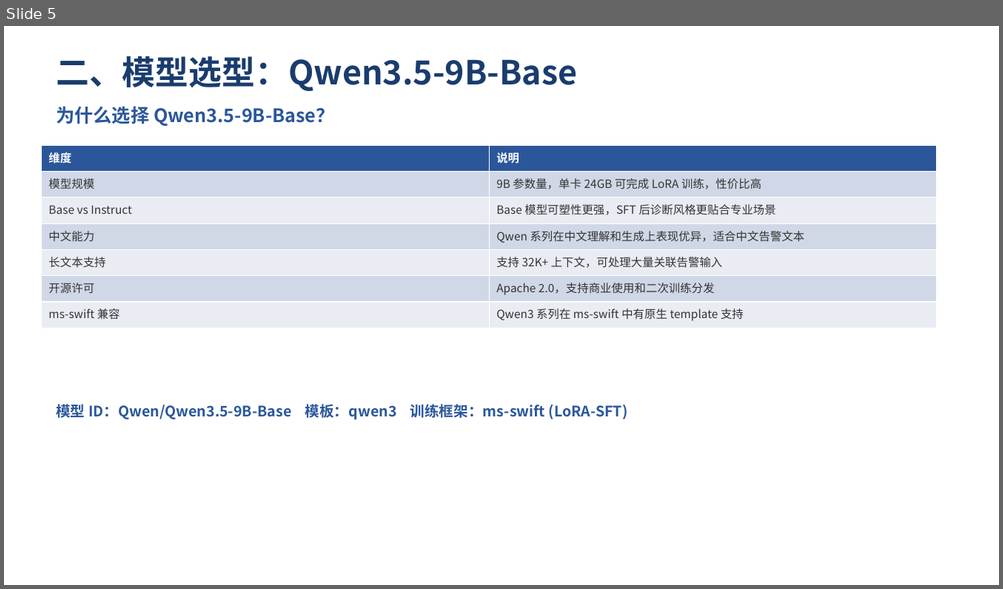
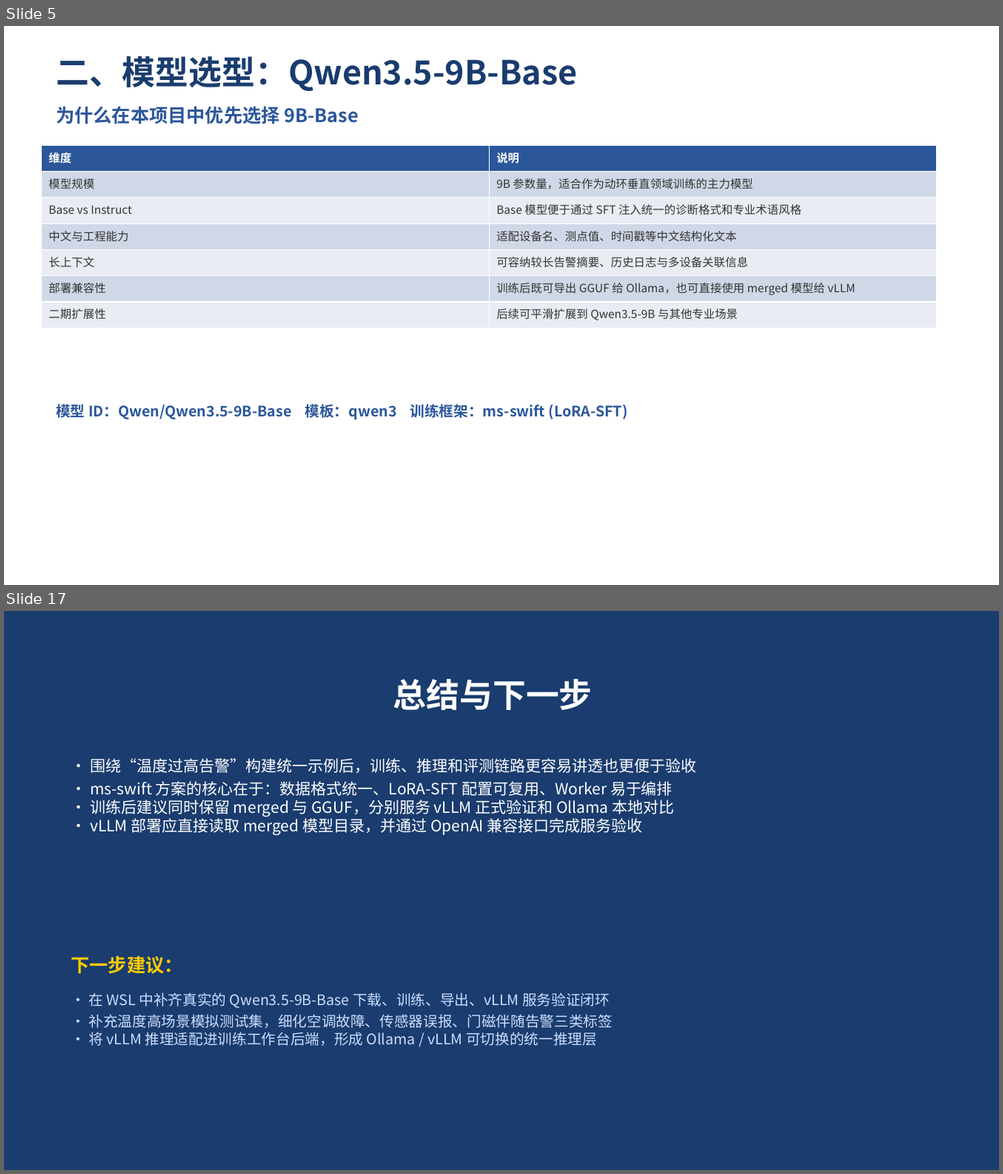
Before and after one commit to langdexuming/cccApp, a slide deck: resources/Qwen3.5-9B-Base动环告警诊断训练介绍.pptx. Shown one above the other, each under a label of ours: slide 5 before the commit, slides 5 and 17 after it; the slides between them are not shown. The pictures are 1003x589 and 1003x1174 pixels, drawn with LibreOffice and Linux fonts; fonts in the diff are those of the drawing. Boxes give left, top, right and bottom in pixels: in the first picture for what was removed or moved away, otherwise in the second. Text is boxed around its words. In the diff, an @@ line names an element or a change of style, - is before the commit and + after.

```diff
--- a/resources/Qwen3.5-9B-Base动环告警诊断训练介绍.pptx
+++ b/resources/Qwen3.5-9B-Base动环告警诊断训练介绍.pptx
@@ slide 17 added at [4,611,999,1170], background #1A3C6E @@
@@ text added at [393,679,592,710], 32 pt, text #FFFFFF, bold @@
+总结与下一步
@@ text added at [90,758,696,835], 15 pt, text #FFFFFF @@
+• 围绕“温度过高告警”构建统一示例后，训练、推理和评测链路更容易讲透也更便于验收
+• ms-swift 方案的核心在于：数据格式统一、LoRA-SFT 配置可复用、Worker 易于编排
+• 训练后建议同时保留 merged 与 GGUF，分别服务 vLLM 正式验证和 Ollama 本地对比
+• vLLM 部署应直接读取 merged 模型目录，并通过 OpenAI 兼容接口完成服务验收
@@ text added at [71,956,183,974], 18 pt, text #FFCC00, bold @@
+下一步建议：
@@ text added at [89,993,613,1046], 14 pt, text #CCDDFF @@
+• 在 WSL 中补齐真实的 Qwen3.5-9B-Base 下载、训练、导出、vLLM 服务验证闭环
+• 补充温度高场景模拟测试集，细化空调故障、传感器误报、门磁伴随告警三类标签
+• 将 vLLM 推理适配进训练工作台后端，形成 Ollama / vLLM 可切换的统一推理层
@@ slide 5 changed as well @@
@@ text at [56,106,358,124]: text changed @@
-为什么选择 Qwen3.5-9B-Base？
+为什么在本项目中优先选择 9B-Base
@@ table at [41,145,936,328] @@
-row 2, column 2: 9B 参数量，单卡 24GB 可完成 LoRA 训练，性价比高
+row 2, column 2: 9B 参数量，适合作为动环垂直领域训练的主力模型
-row 3, column 2: Base 模型可塑性更强，SFT 后诊断风格更贴合专业场景
+row 3, column 2: Base 模型便于通过 SFT 注入统一的诊断格式和专业术语风格
-row 4, column 1: 中文能力
+row 4, column 1: 中文与工程能力
-row 4, column 2: Qwen 系列在中文理解和生成上表现优异，适合中文告警文本
+row 4, column 2: 适配设备名、测点值、时间戳等中文结构化文本
-row 5, column 1: 长文本支持
+row 5, column 1: 长上下文
-row 5, column 2: 支持 32K+ 上下文，可处理大量关联告警输入
+row 5, column 2: 可容纳较长告警摘要、历史日志与多设备关联信息
-row 6, column 1: 开源许可
+row 6, column 1: 部署兼容性
-row 6, column 2: Apache 2.0，支持商业使用和二次训练分发
+row 6, column 2: 训练后既可导出 GGUF 给 Ollama，也可直接使用 merged 模型给 vLLM
-row 7, column 1: ms-swift 兼容
+row 7, column 1: 二期扩展性
-row 7, column 2: Qwen3 系列在 ms-swift 中有原生 template 支持
+row 7, column 2: 后续可平滑扩展到 Qwen3.5-9B 与其他专业场景
```
Also in this commit, not shown: 11 other slides changed, 4 other slides added, 5 slides removed, 19 other files.
